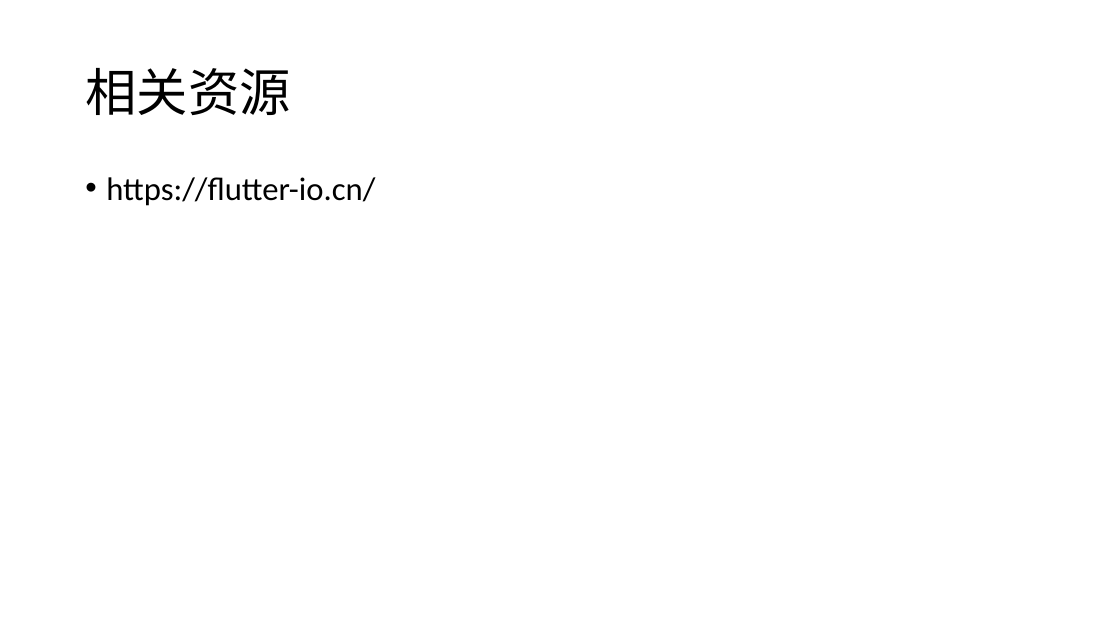
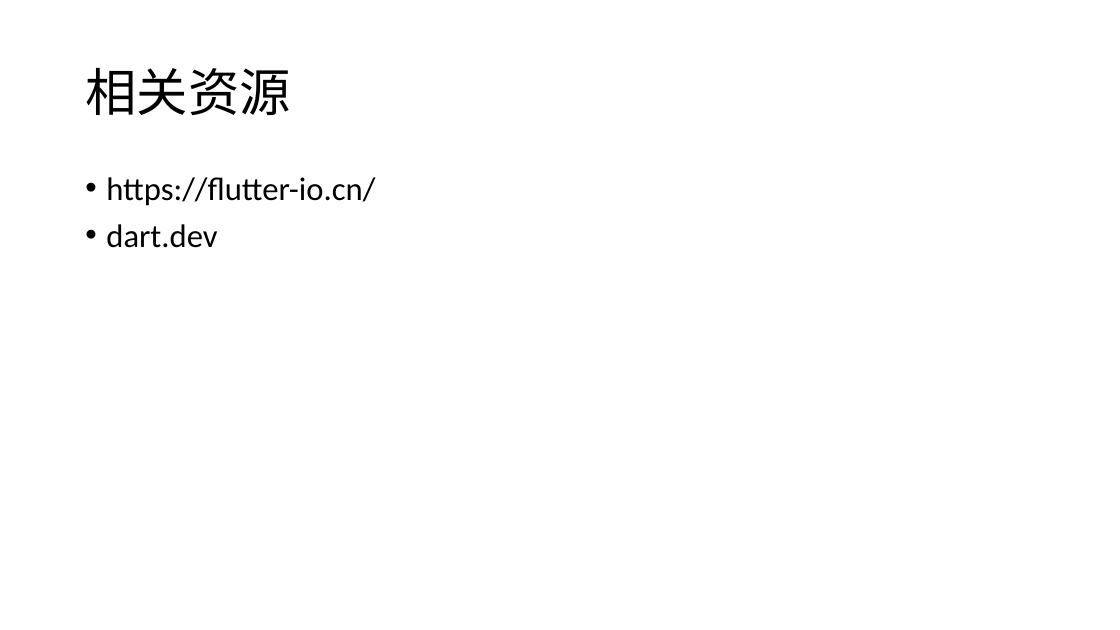
Before and after one commit to strever/realme, a slide deck: slide 13 of assets/misc/flutter.pptx. Drawn at 1120x630 pixels with LibreOffice and Linux fonts; fonts in the diff are those of the drawing. Boxes give left, top, right and bottom in pixels: in the first picture for what was removed or moved away, otherwise in the second. Text is boxed around its words. In the diff, an @@ line names an element or a change of style, - is before the commit and + after.

```diff
--- a/assets/misc/flutter.pptx
+++ b/assets/misc/flutter.pptx
@@ text at (106, 224, 217, 248): paragraph added @@
+• dart.dev
```
Also in this commit, not shown: 1 other slide changed, 1 slide added, 1 slide removed, 2 other files.
